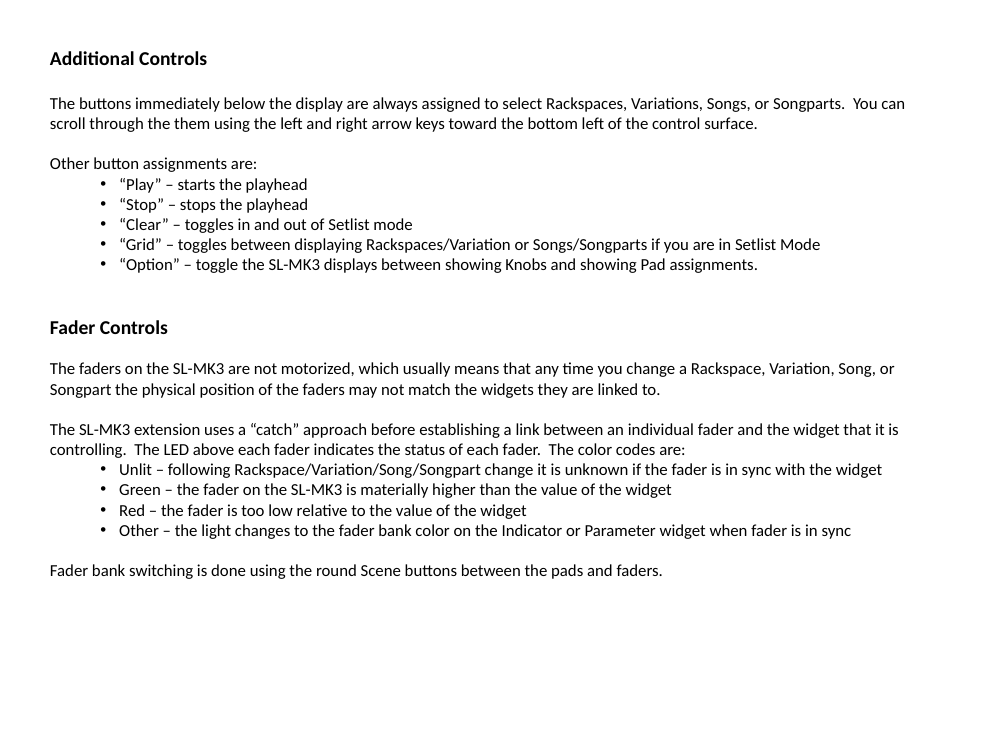
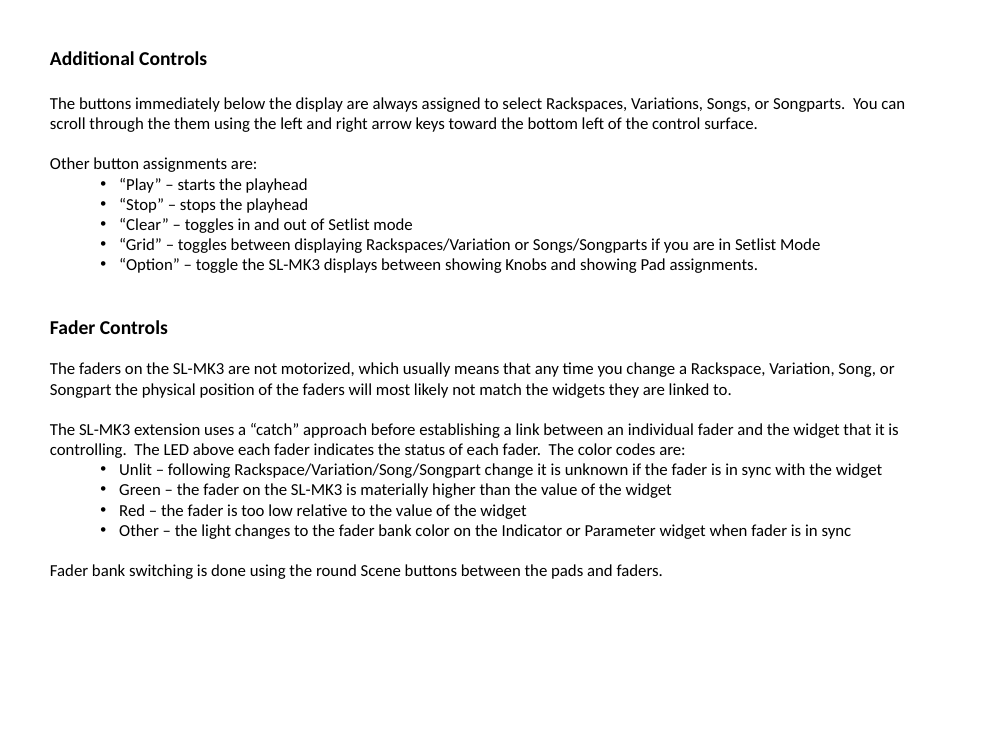
Before and after one commit to WidnerM/GP-SL-MK3, a slide deck: slide 7 of SL-MK3 Extension.pptx (slide 6 before the commit). Drawn at 1008x756 pixels with LibreOffice and Linux fonts; fonts in the diff are those of the drawing. Boxes give left, top, right and bottom in pixels: in the first picture for what was removed or moved away, otherwise in the second. Text is boxed around its words. In the diff, an @@ line names an element or a change of style, - is before the commit and + after.

```diff
--- a/SL-MK3 Extension.pptx
+++ b/SL-MK3 Extension.pptx
@@ text at bbox=[50, 362, 895, 398]: text changed @@
-The faders on the SL-MK3 are not motorized, which usually means that any time you change a Rackspace, Variation, Song, or Songpart the physical position of the faders may not match the widgets they are linked to.
+The faders on the SL-MK3 are not motorized, which usually means that any time you change a Rackspace, Variation, Song, or Songpart the physical position of the faders will most likely not match the widgets they are linked to.
```
Also in this commit, not shown: 4 other slides changed, 2 slides added, 4 other files.
